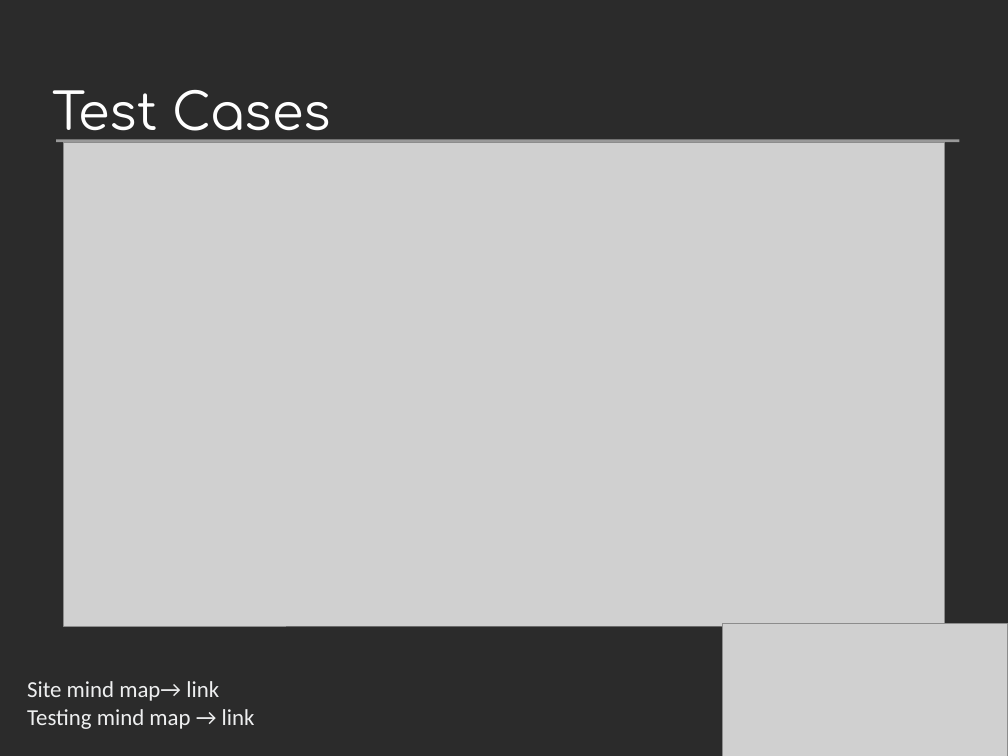
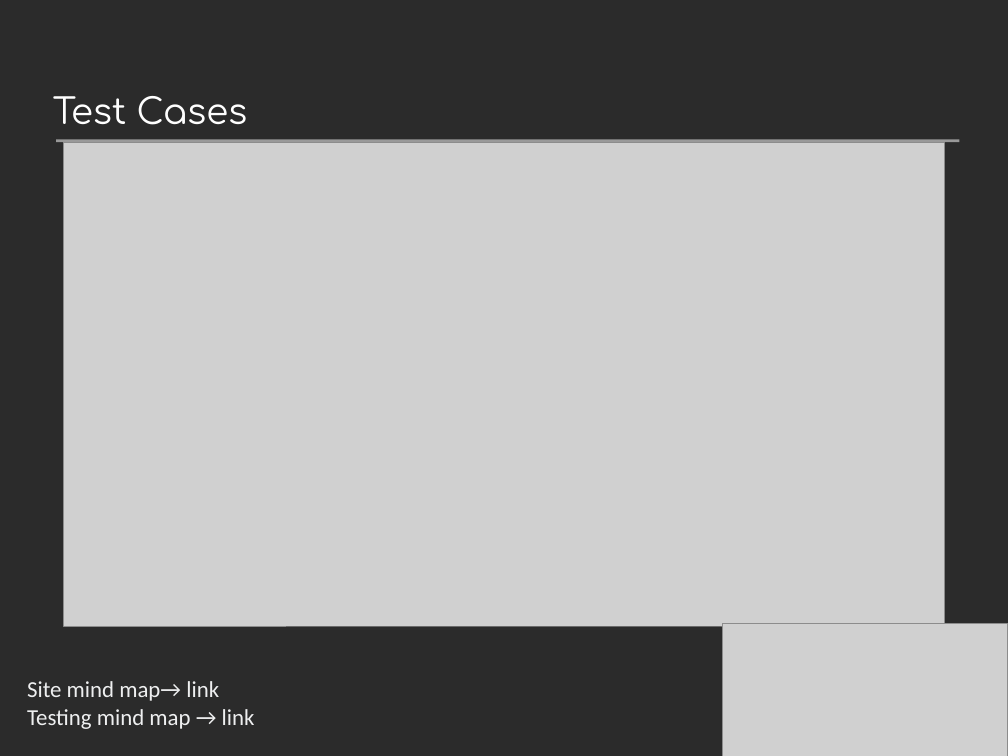
Before and after one commit to luciancalinescu95/Final-Project-eMAG.ro, a slide deck: slide 4 of Project Presentation.odp. Drawn at 1008x756 pixels with LibreOffice and Linux fonts; fonts in the diff are those of the drawing; grey boxes stand for pictures; background and template pictures are left out; a plain dark background stands for a picture behind light text. Boxes give left, top, right and bottom in pixels: in the first picture for what was removed or moved away, otherwise in the second. Text is boxed around its words. In the diff, an @@ line names an element or a change of style, - is before the commit and + after.

```diff
--- a/Project Presentation.odp
+++ b/Project Presentation.odp
@@ title "Test Cases" at bbox=[53, 96, 248, 125]: size 40 to 28 pt @@
```
Also in this commit, not shown: 2 other slides changed, 4 slides added, 1 slide removed.
